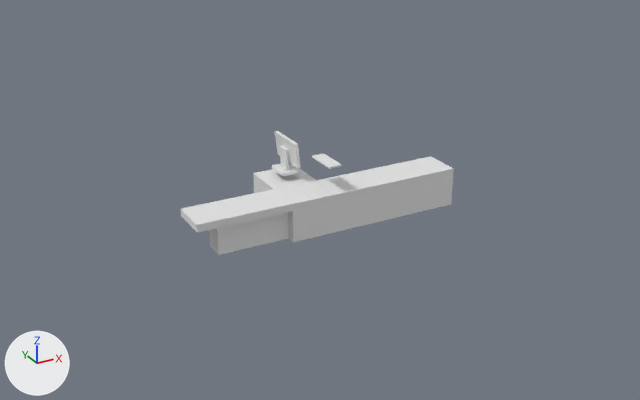
The Blender file Blender/ambiente.blend, before and after one commit.
One viewpoint serves both versions: a 50 mm camera at (-11.68, -20.84, 11.26) aimed at (0.23, 0.81, 0.43). Arrows for +X, +Y and +Z are at lower left; the lights stay in place.

Script lines for the objects in view, before the commit:
```python
me_monitor = bpy.data.meshes.new('Monitor')
me_monitor.from_pydata(...)  # 82 vertices, 78 faces; spans x -0.261..0.261, y -0.67..0.671, z -0.6..0.441
me_table = bpy.data.meshes.new('Table')
me_table.from_pydata(...)  # 86 vertices, 84 faces, 2 loose edges; spans x -0.6..0.58, y -0.6..2.02, z -0.6..0.6
ob_monitor = bpy.data.objects.new('Monitor', me_monitor)
ob_monitor.location = (-0.68, 1.31, 1.99)
ob_table = bpy.data.objects.new('Table', me_table)
ob_table.location = (0.0, 0.0, 0.6)
ob_table.scale = (7.13, 1.0, 1.0)
```
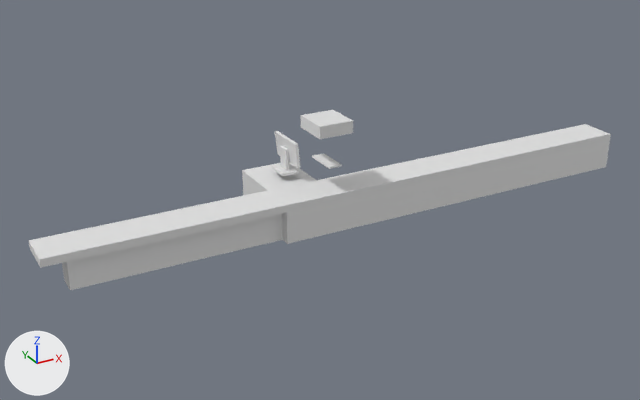
Boxes [x1, y1, x2, y2] around the edits, measured in the pictures (640 x 400 px; the box of a moved part takes in the faces that stretch with it):
'Table', reshaped (113% wider, 67% taller): before [181, 156, 454, 255]; after [29, 124, 611, 290]
'PC', added: after [301, 110, 353, 139]
    faces in mat_case (white #e7e7e7): [301, 110, 353, 139]
    faces in mat_detail1 (white #e7e7e7): [304, 112, 341, 132]
part 1 of me_table, moved or reshaped: before [181, 204, 221, 255]; after [29, 235, 70, 289]
part 2 of me_table, moved or reshaped: before [205, 180, 337, 255]; after [57, 180, 337, 290]
part 3 of me_table, moved or reshaped: before [253, 173, 273, 193]; after [242, 170, 268, 196]
part 4 of me_table, moved or reshaped: before [254, 165, 316, 189]; after [243, 163, 316, 190]
part 5 of me_table, moved or reshaped: before [317, 156, 454, 232]; after [317, 124, 611, 232]

The change in detail:
Material 'Case' (mat_case) is new.
Its base color is (0.8, 0.8, 0.8) (white #e7e7e7).
Material 'Detail2' (mat_detail2) is new.
Its base color is (0.8, 0.8, 0.8) (white #e7e7e7).
Material 'Buttons' (mat_buttons) is new.
Its base color is (0.8, 0.8, 0.8) (white #e7e7e7).
Material 'Detail1' (mat_detail1) is new.
Its base color is (0.8, 0.8, 0.8) (white #e7e7e7).
me_table has 86 vertices, 84 faces, 2 loose edges and spans x -0.6..0.58, y -0.6..2.02, z -0.6..0.6.
me_table is used by ob_table; location (0.0, 0.0, 0.6); scale (7.13, 1.0, 1.0).
me_table part 1: all 26 vertices in x -0.6..-0.5, y -0.6..0.6, z -0.6..0.6 are moved by (-0.58, 0.0, 0.0).
me_table part 2: all 18 vertices in x -0.2, y -0.6..0.6, z -0.6..0.6 are moved by (-0.03, 0.0, 0.0).
me_table part 3: all 4 vertices in x -0.2, y 2.02, z -0.6..0.6 are moved by (-0.03, 0.38, 0.0).
me_table part 4: all 4 vertices in x 0.0, y 2.02, z -0.6..0.6 are moved by (0.0, 0.38, 0.0).
me_table part 5: all 20 vertices in x 0.58, y -0.6..0.6, z -0.6..0.6 are moved by (0.92, 0.0, 0.0).
Mesh me_pc is new.
It has 124 vertices, 122 faces and spans x -0.6..0.626, y -0.6..0.6, z -0.6..0.6.
Faces by material slot: [90, 10, 20, 2].
It uses material mat_case (white #e7e7e7).
It uses material mat_buttons (white #e7e7e7).
It uses material mat_detail1 (white #e7e7e7).
It uses material mat_detail2 (white #e7e7e7).
Object 'PC' (ob_pc) is new; it shows me_pc.
Its location is (0.0, 0.0, 3.13).
Its scale is (0.885, 0.96, -0.305).
